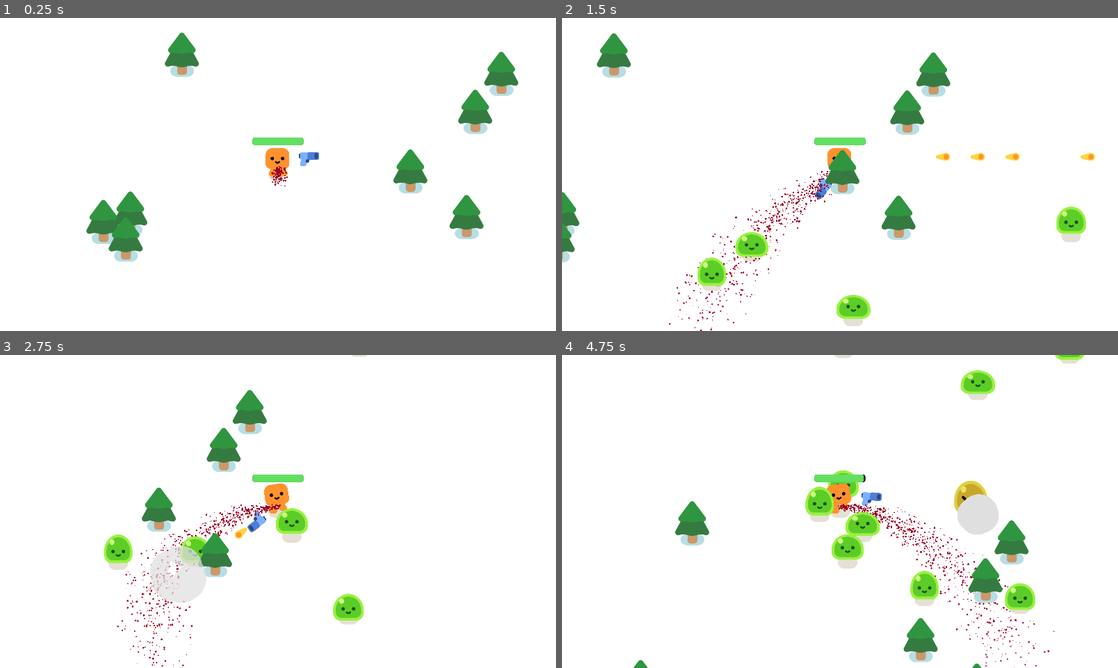
Above: before the commit, frames 1-4 (two rows, left to right).
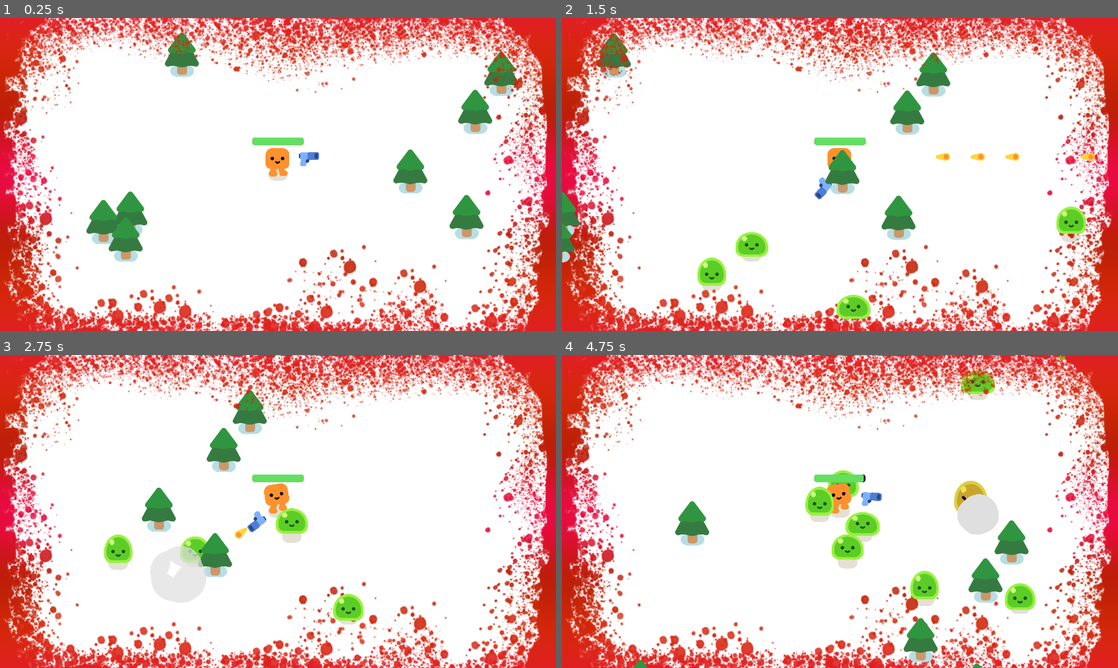
Above: after the commit, the same moments.

Repository: qwertyuiopasdfghjklzxcvbnm1234567890000/Final-Project
Game: Godot game, scene res://survivors_game.tscn
Two runs of this game, one before a commit and one after it. Both use one fixed random seed, a clock stepped at 60 frames per second and the inputs below.
Inputs:
- Up to frame 1 (0.25 s): no input
- Up to frame 2 (1.5 s): hold D (move_right) 0.53-1.28 s; hold S (move_down) from 1.28 s (still down)
- Up to frame 3 (2.75 s): release S (move_down) at 2.03 s; hold D (move_right) from 2.03 s (still down)
- Up to frame 4 (4.75 s): release D (move_right) at 2.78 s; hold W (move_up) 2.78-3.53 s; hold A (move_left) from 3.53 s (still down)

The runs differ from the first frame. In frame 1, 27% of the frame differs, in the area x 0-100%, y 0-100%; in frame 2, 27%; in frame 3, 28%; in frame 4, 28%.

Commit message:
blood overlay added

Diff:
--- a/survivors_game.gd
+++ b/survivors_game.gd
@@ -17,4 +17,5 @@
 
 func _on_player_health_delpleted():
 	%GameOver.visible = true
+	%BloodParticles.emitting = true
 	get_tree().paused
--- a/survivors_game.tscn
+++ b/survivors_game.tscn
@@ -1,8 +1,9 @@
-[gd_scene load_steps=6 format=3 uid="uid://doj66wnhrbm0s"]
+[gd_scene load_steps=7 format=3 uid="uid://doj66wnhrbm0s"]
 
 [ext_resource type="Script" path="res://survivors_game.gd" id="1_8ccyt"]
 [ext_resource type="PackedScene" uid="uid://bjafonvb1o423" path="res://player.tscn" id="1_v043t"]
 [ext_resource type="PackedScene" uid="uid://bnpes65hxnglq" path="res://pine_tree.tscn" id="2_32l35"]
+[ext_resource type="Texture2D" uid="uid://b5om4ila8fp4c" path="res://BloodOverlay.png" id="3_dbfpc"]
 [ext_resource type="PackedScene" uid="uid://c1t00t8pn3orn" path="res://blood_particles.tscn" id="3_n4qmr"]
 
 [sub_resource type="Curve2D" id="Curve2D_kj7jj"]
@@ -25,6 +26,10 @@
 [node name="Player" parent="." instance=ExtResource("1_v043t")]
 position = Vector2(817, 578)
 
+[node name="BloodOverlay" type="Sprite2D" parent="Player"]
+scale = Vector2(1.5007, 1.47384)
+texture = ExtResource("3_dbfpc")
+
 [node name="Path2D" type="Path2D" parent="Player"]
 position = Vector2(-817, -578)
 curve = SubResource("Curve2D_kj7jj")
@@ -36,7 +41,8 @@
 
 [node name="BloodParticles" parent="Player" instance=ExtResource("3_n4qmr")]
 unique_name_in_owner = true
-position = Vector2(2, -15)
+position = Vector2(-4, -46)
+emitting = false
 
 [node name="PineTree" parent="." instance=ExtResource("2_32l35")]
 position = Vector2(215, 798)
Binary file added: BloodOverlay.png
Not shown, added: BloodOverlay.png.import
